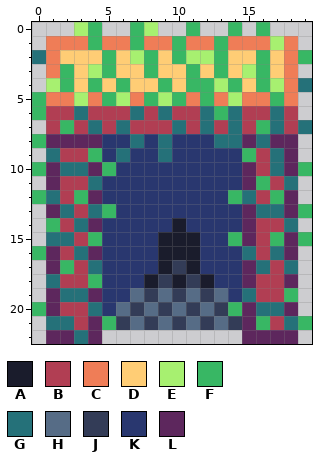
A pixel-art sprite gets an edit: assets/sprites/interactables/teleport_garden.png. The picture above is the old version.
The file is 20x23 pixels.
Palette (. is transparent): A #1a1c2c  B #b13e53  C #ef7d57  D #ffcd75  E #a7f070  F #38b764  G #257179  H #566c86  J #333c57  K #29376f  L #5d275d
Pixels before, first column x 0:
 0 ...EF..FE..F..F.F...
 1 .CCCFCCFCCFCCFCCCEC.
 2 GCDDDFDEFDFEEFDDFDCF
 3 .CFDEFDDFDDFDFDEFDC.
 4 .EFDFDFDDFDFFEFDFECG
 5 FCCECFECFEFCFCECCFC.
 6 FBBGBBBGBGBBGFGBBGB.
 7 .BFBGBGBBBGBGBGBFGBG
 8 FLLLLKKGKGKKKGGLGLL.
 9 .GBBFKGKKGKKKKKFBGL.
10 FLGGLFKKKKKKKKKLBGLF
11 .LBBGKKKKKKKKKKLFBG.
12 FGBFLKKKKKKKKKFGBFL.
13 .LGBGFKKKKKKKKKLGGLF
14 .FBGLKKKKKAKKKKLBBG.
15 .GGBFKKKKAAAKKFLBFLF
16 FLBGLKKKKAAAKKKGBGL.
17 .LFBGKKKKAJAKKKLGBG.
18 .GBBFKKKAJAJAKKLBBL.
19 .LGGLKKHJHJHJHKGBBF.
20 FLBBGKHJHJHJHJFLGGL.
21 .GGBLFJHJHJHJHJLFBGF
22 .LLGL..........LLLL.
Once edited:
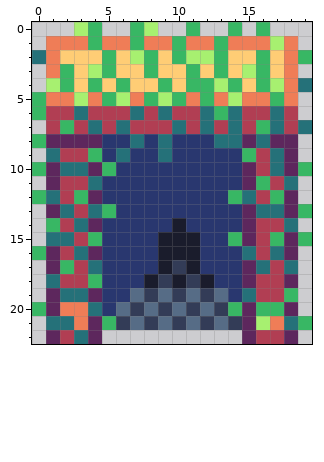
Difference:
Changed rows in their new state; - is an unchanged pixel.
first column x 2:
20 CC------------FF
21 -C------------EC
22 B-------------BB
